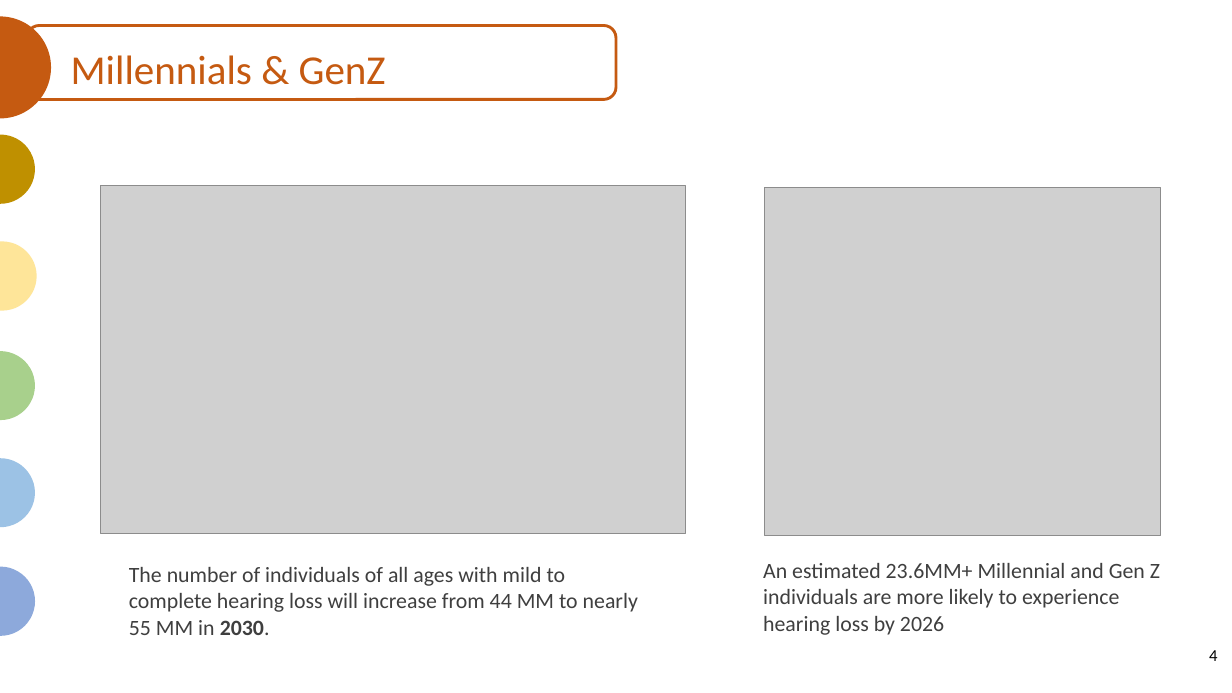
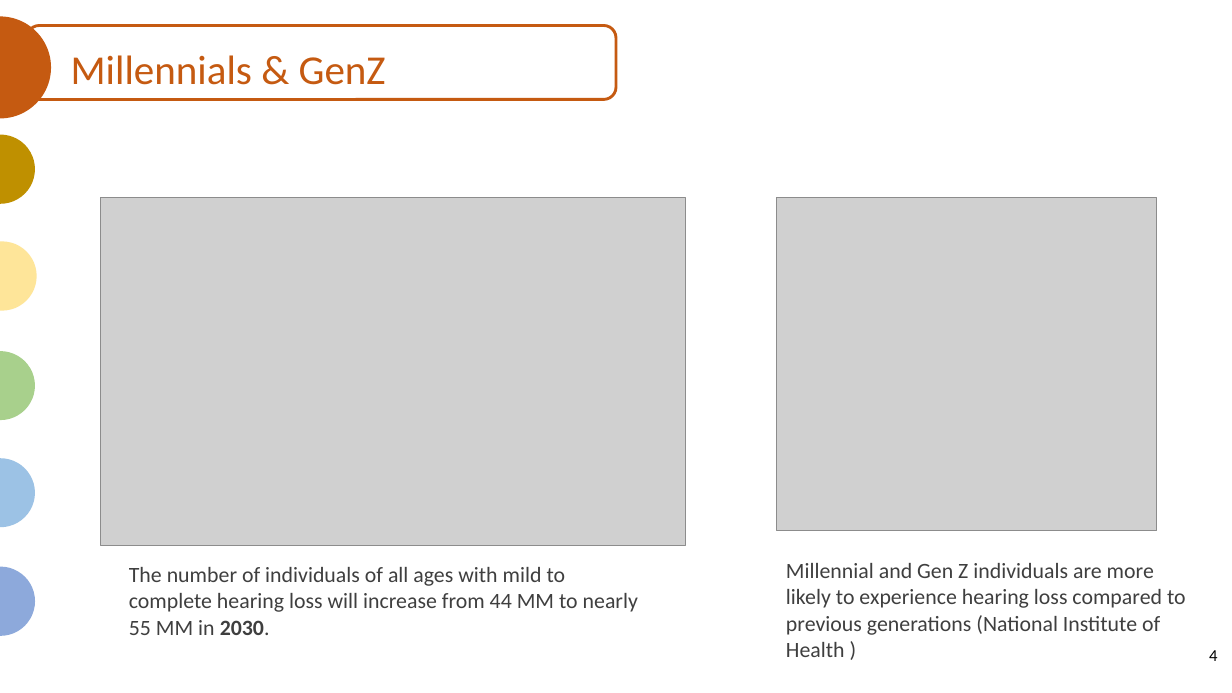
Before and after one commit to JaxWil24/Hearing_Aid_Accessibility, a slide deck: slide 4 of Presentation/FP_Powerpoint.pptx. Drawn at 1232x693 pixels with LibreOffice and Linux fonts; fonts in the diff are those of the drawing; grey boxes stand for pictures. Boxes give left, top, right and bottom in pixels: in the first picture for what was removed or moved away, otherwise in the second. Text is boxed around its words. In the diff, an @@ line names an element or a change of style, - is before the commit and + after.

```diff
--- a/Presentation/FP_Powerpoint.pptx
+++ b/Presentation/FP_Powerpoint.pptx
@@ picture: place and size @@
-picture at [100, 186, 686, 533]
+picture at [100, 198, 686, 545]
@@ picture: place and size @@
-picture at [764, 188, 1161, 535]
+picture at [777, 198, 1157, 531]
@@ text at [786, 563, 1186, 657]: text changed @@
-An estimated 23.6MM+ Millennial and Gen Z individuals are more likely to experience hearing loss by 2026
+Millennial and Gen Z individuals are more likely to experience hearing loss compared to previous generations (National Institute of Health )
```
Also in this commit, not shown: 4 other slides changed.
